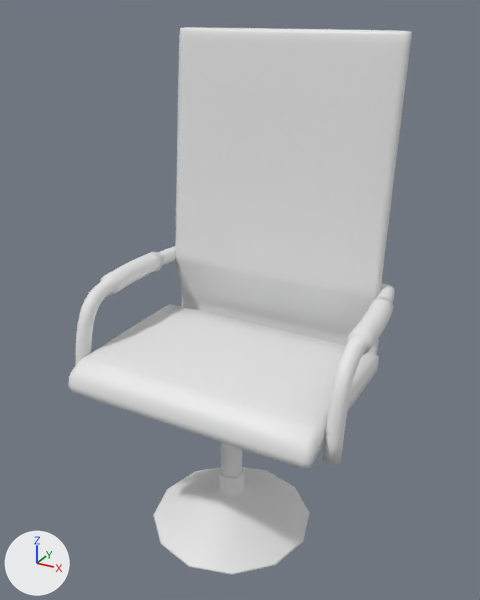
A saved change to the FBX model Assets/Models/Environments/Level3/conference room chair.fbx.
The view is the same before and after, from a 50 mm lens placed at (0.738, -1.292, 1.315), pointed at (0.008, 0.036, 0.651). Arrows for +X, +Y and +Z are at lower left; the lights stay in place.

In view in the first picture: 'arms', 'base', 'conference chair', 'seat'.
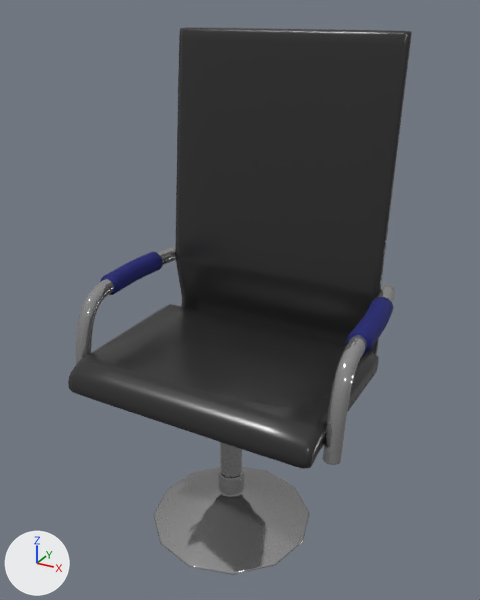
What differs and where, as boxes (x1, y1, x2, y2) in the pictures (480 x 600 px):
'conference chair', recoloured (grey to black): (175, 27, 412, 355) in both
'seat', recoloured (white to black): (68, 304, 379, 469) in both
'base', recoloured (white to grey): (153, 442, 310, 575) in both
part 1 of me_beziercurve, built on: (100, 252, 392, 465) in both
part 2 of me_beziercurve, recoloured (white to grey): (76, 246, 395, 445) in both
part 3 of me_beziercurve, recoloured (white to blue): (105, 252, 394, 349) in both

What changed in the scene script:
```text
Add mat_chair:
    mat_chair = principled_material('chair')
    mat_chair.base_color = (0.0245, 0.0245, 0.0245)  # black #2b2b2b
    mat_chair.roughness = 0.273
Add mat_metal:
    mat_metal = principled_material('metal')
    mat_metal.base_color = (0.415, 0.415, 0.415)  # grey #acacac
    mat_metal.metallic = 0.762
    mat_metal.roughness = 0.0875
Add mat_arm_rest:
    mat_arm_rest = principled_material('arm rest')
    mat_arm_rest.base_color = (0.00848, 0.0123, 0.165)  # dark blue #171d71
    mat_arm_rest.roughness = 0.818
Change me_cube:
    where me_cube.from_pydata(...)  # 506 vertices, 504 faces; spans x -0.305..0.305, y 0.113..0.293, z 0.425..1.269
    remove me_cube.materials.append(mat_material)  # white #e7e7e7
    add me_cube.materials.append(mat_chair)  # black #2b2b2b
Change me_beziercurve:
    used by ob_arms; location = (0.0, 0.0, 0.0)
    remove me_beziercurve.from_pydata(...)  # 922 vertices, 914 faces; spans x -0.371..0.371, y -0.188..0.271, z 0.424..0.683
    add me_beziercurve.from_pydata(...)  # 1008 vertices, 998 faces; spans x -0.371..0.371, y -0.188..0.271, z 0.424..0.683
    me_beziercurve part 1
    14 vertices are removed from x -0.361..0.361, y -0.044..-0.04, z 0.629..0.668
    117 faces are deleted
    122 vertices are added at x -0.365..0.365, y -0.188..0.16, z 0.425..0.676
    129 new faces join them, mat_metal (grey #adadad)
    96 new faces join them, mat_arm_rest (dark blue #171d71)
    me_beziercurve part 2: 533 faces spanning x -0.365..0.365, y -0.188..0.271, z 0.424..0.675 switch from no material to mat_metal (grey #adadad)
    me_beziercurve part 3: 240 faces spanning x -0.371..0.371, y -0.043..0.159, z 0.621..0.683 switch from no material to mat_arm_rest (dark blue #171d71)
Change me_cylinder:
    where me_cylinder.from_pydata(...)  # 518 vertices, 516 faces; spans x -0.221..0.221, y -0.222..0.222, z 0.0..0.447
    add me_cylinder.materials.append(mat_metal)  # grey #acacac
Change me_cube_003:
    where me_cube_003.from_pydata(...)  # 186 vertices, 184 faces; spans x -0.327..0.327, y -0.247..0.197, z 0.436..0.516
    add me_cube_003.materials.append(mat_chair)  # black #2b2b2b
```
